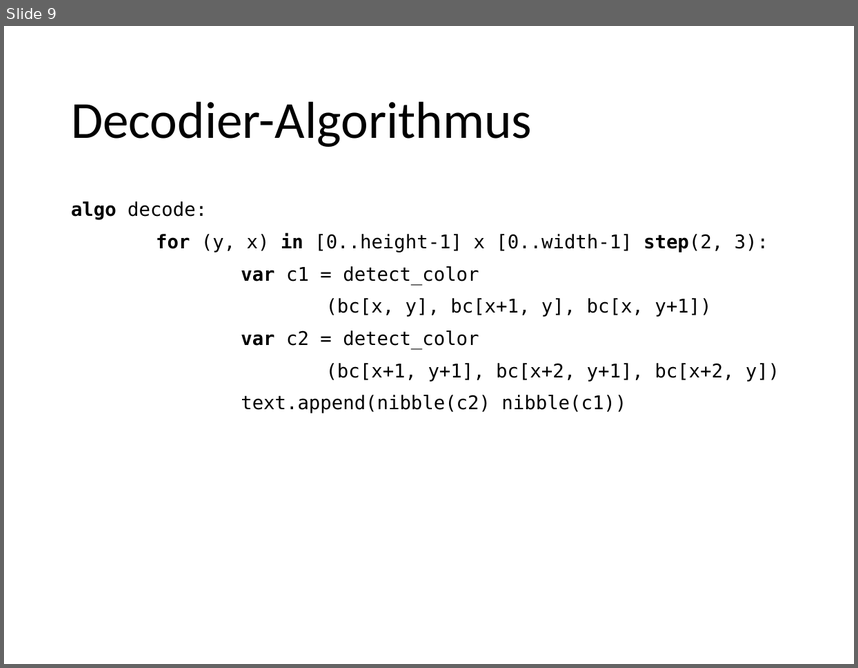
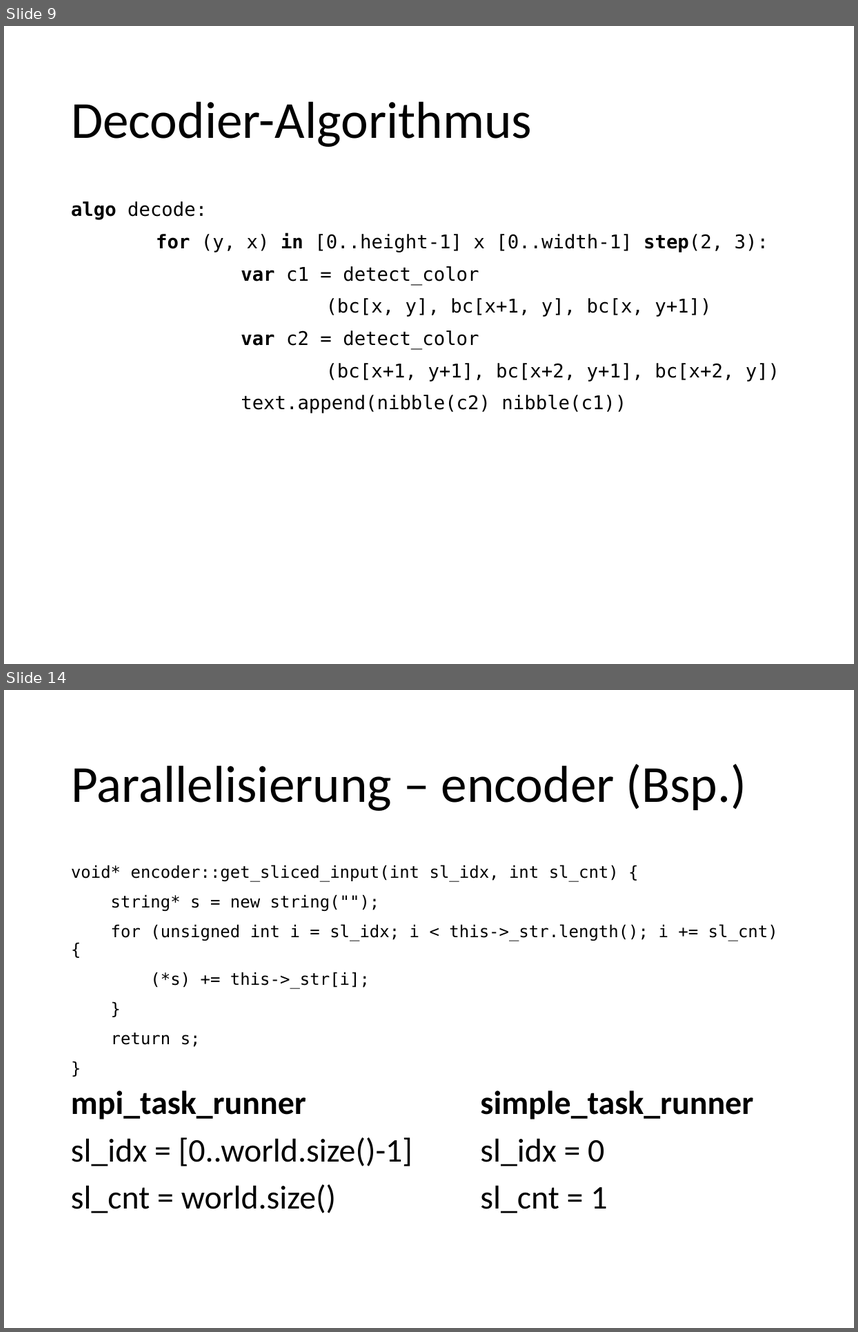
Before and after one commit to foyan/ColorizedBarCodec, a slide deck: doc/presentation/Barcodes.pptx. Shown one above the other, each under a label of ours: slide 9 before the commit, slides 9 and 14 after it; the slides between them are not shown. The pictures are 858x668 and 858x1332 pixels, drawn with LibreOffice and Linux fonts; fonts in the diff are those of the drawing. Boxes give left, top, right and bottom in pixels: in the first picture for what was removed or moved away, otherwise in the second. Text is boxed around its words. In the diff, an @@ line names an element or a change of style, - is before the commit and + after.

```diff
--- a/doc/presentation/Barcodes.pptx
+++ b/doc/presentation/Barcodes.pptx
@@ slide 14 added at box(4, 690, 854, 1328), background #FFFFFF @@
@@ title added at box(71, 764, 746, 811), 44 pt, text #000000 @@
+Parallelisierung – encoder (Bsp.)
@@ text added at box(71, 865, 778, 1047), 14 pt, text #000000 @@
+void* encoder::get_sliced_input(int sl_idx, int sl_cnt) {
+string* s = new string("");
+for (unsigned int i = sl_idx; i < this->_str.length(); i += sl_cnt) {
+(*s) += this->_str[i];
+}
+return s;
+}
@@ text added at box(71, 1090, 412, 1213), 28 pt, text #000000 @@
+mpi_task_runner
+sl_idx = [0..world.size()-1]
+sl_cnt = world.size()
@@ text added at box(480, 1090, 753, 1213), 28 pt, text #000000, bold @@
+simple_task_runner
+sl_idx = 0
+sl_cnt = 1
```
Also in this commit, not shown: 8 other slides added, 1 other file.
